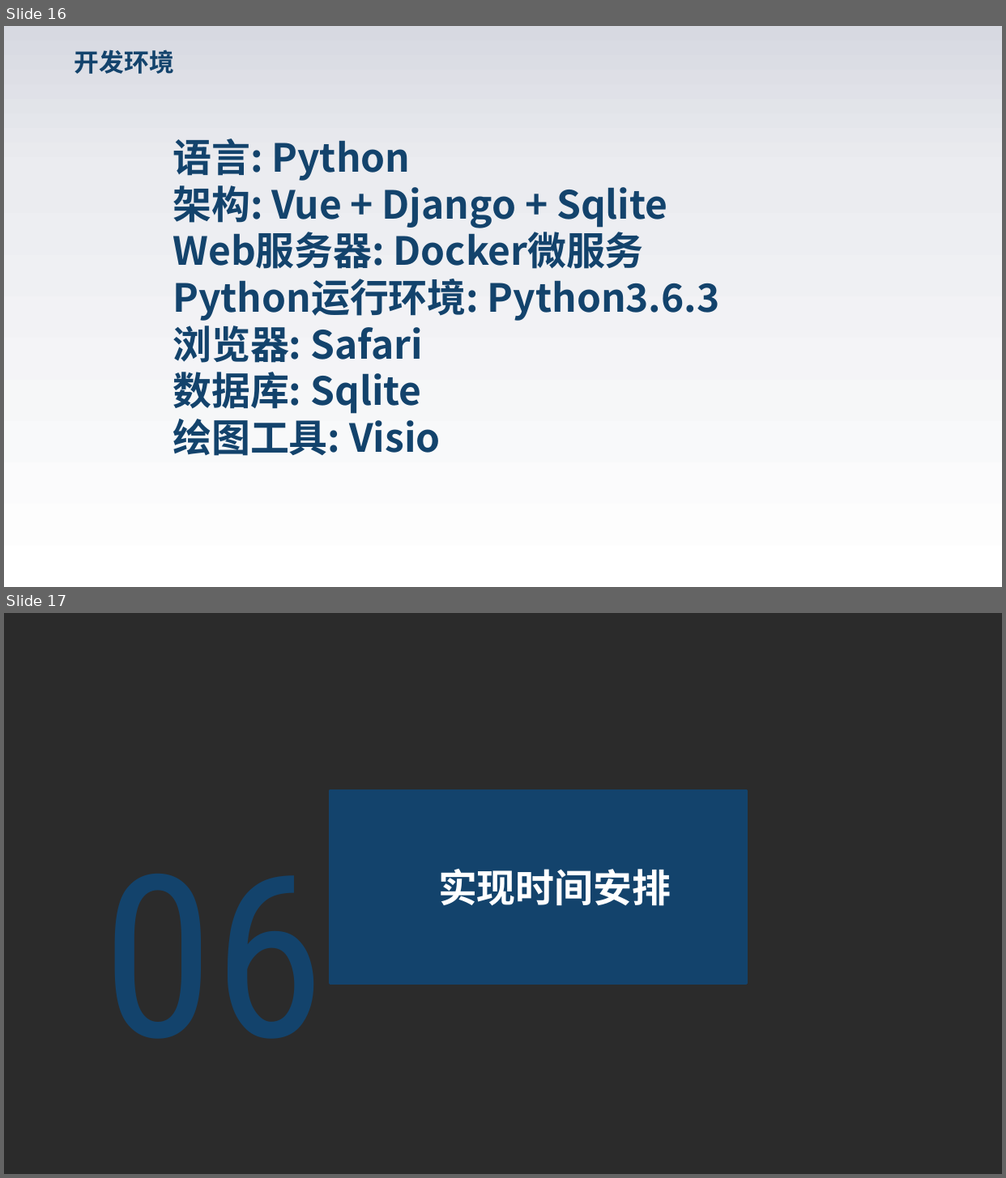
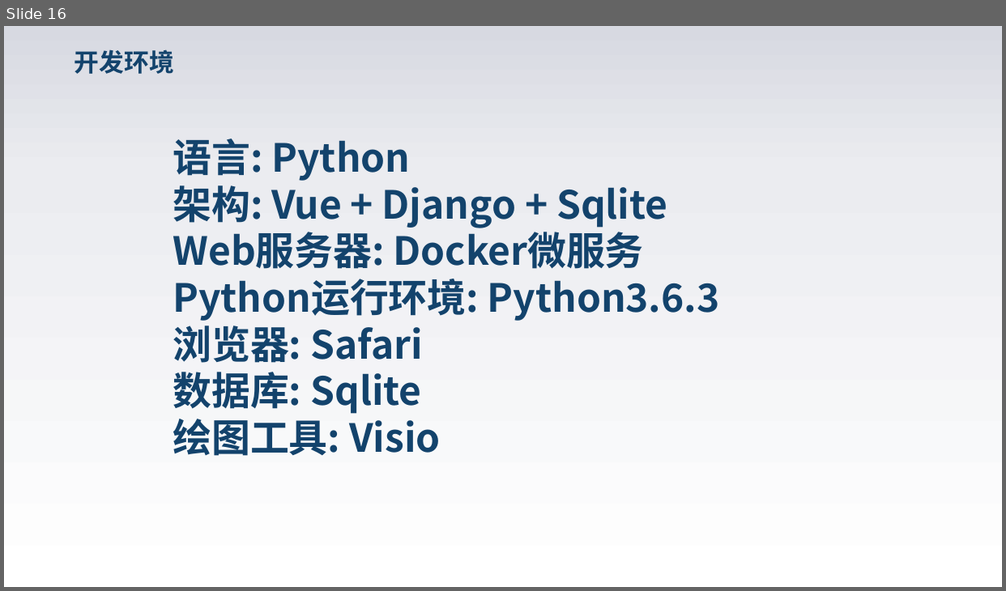
Before and after one commit to solost23/Graduation-thesis, a slide deck: 0963180222-田园园-在线考试系统-答辩ppt.pptx. Shown one above the other, each under a label of ours: slides 16 and 17 before the commit, slide 16 after it. The pictures are 1006x1178 and 1006x591 pixels, drawn with LibreOffice and Linux fonts; fonts in the diff are those of the drawing; background and template pictures are left out; a plain dark background stands for a picture behind light text. Boxes give left, top, right and bottom in pixels: in the first picture for what was removed or moved away, otherwise in the second. Text is boxed around its words. In the diff, an @@ line names an element or a change of style, - is before the commit and + after.

```diff
--- a/0963180222-田园园-在线考试系统-答辩ppt.pptx
+++ b/0963180222-田园园-在线考试系统-答辩ppt.pptx
@@ slide 17 removed at (x1=4, y1=613, x2=1002, y2=1174), background picture (left out) @@
@@ rectangle removed at (x1=330, y1=790, x2=747, y2=984) @@
@@ text removed at (x1=102, y1=811, x2=337, y2=1030) @@
-06
@@ text removed at (x1=438, y1=869, x2=671, y2=906) @@
-实现时间安排
```
Also in this commit, not shown: 5 slides changed, 1 other slide removed, 4 other files.
